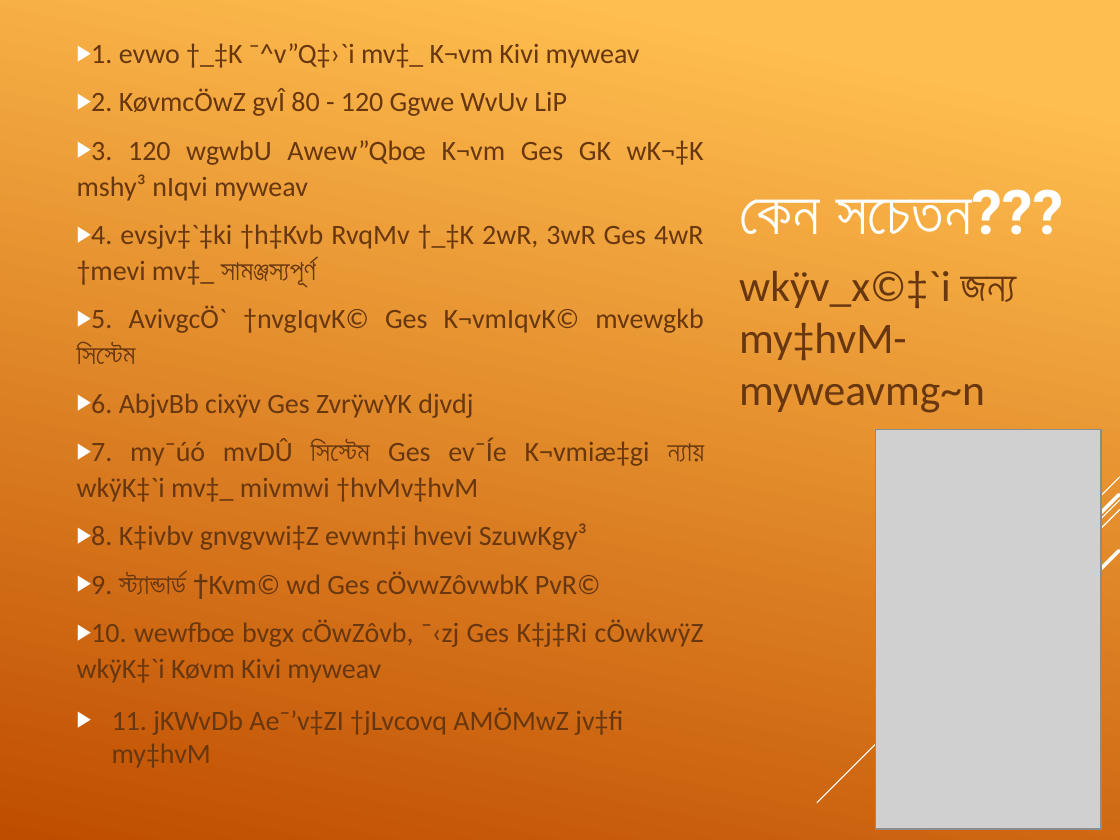
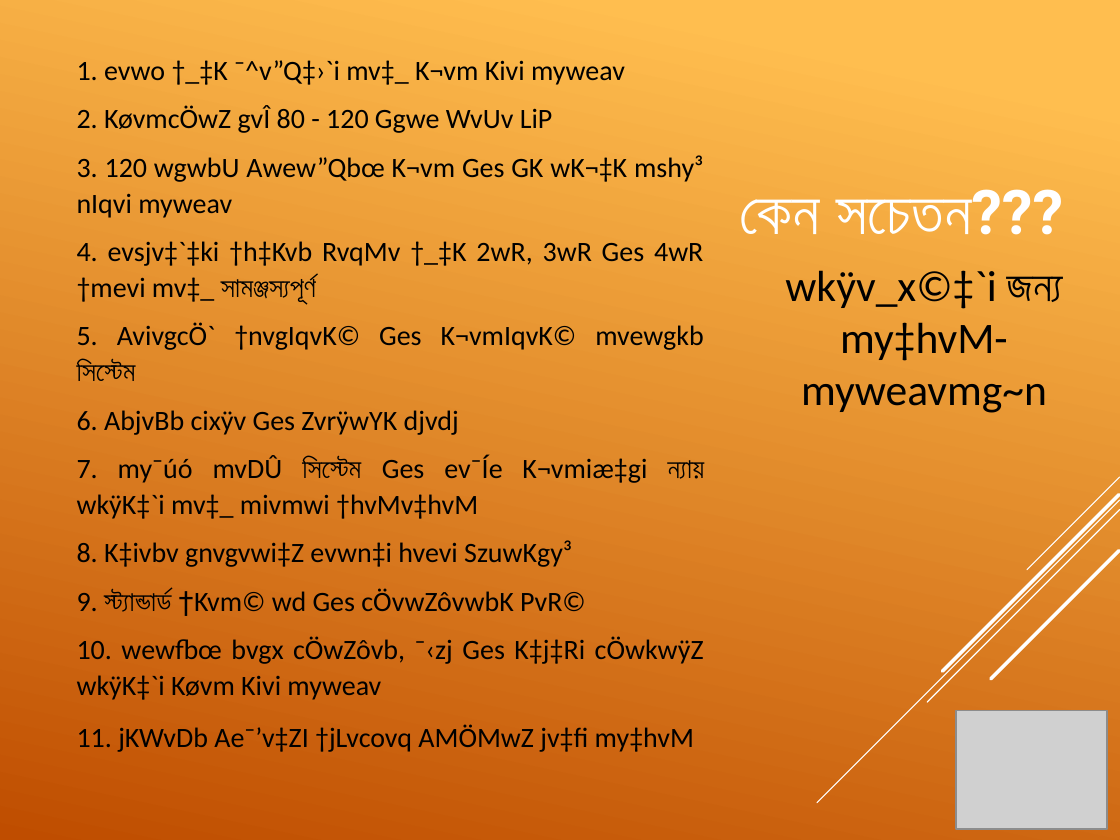
Before and after one commit to Shuvoneel/SRCL, a slide deck: slide 6 of Socheton/Socheton Academy-Bangla.pptx. Drawn at 1120x840 pixels with LibreOffice and Linux fonts; fonts in the diff are those of the drawing; grey boxes stand for pictures. Boxes give left, top, right and bottom in pixels: in the first picture for what was removed or moved away, otherwise in the second. Text is boxed around its words. In the diff, an @@ line names an element or a change of style, - is before the commit and + after.

```diff
--- a/Socheton/Socheton Academy-Bangla.pptx
+++ b/Socheton/Socheton Academy-Bangla.pptx
@@ text "1. evwo †_‡K ¯^v”Q‡›`i mv‡_ ..." at (77,60,705,752): text colour #68380F to #000000; bullet ▶ to none @@
@@ text "wkÿv_x©‡`i জন্য my‡hvM-myweavmg~n" at (785,270,1063,413): text colour #68380F to #000000; alignment left to centre @@
@@ picture removed at (876,429,1101,829) @@
@@ picture added at (956,710,1108,829) @@
```
Also in this commit, not shown: 1 other slide changed, 4 other files.
